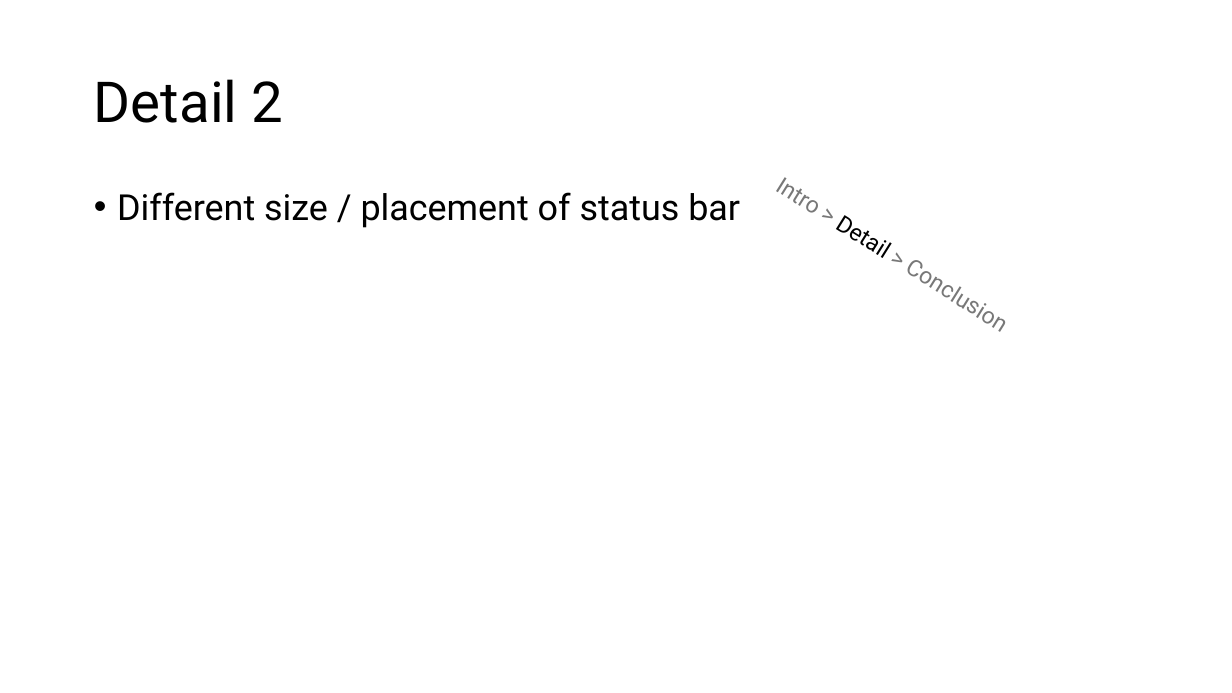
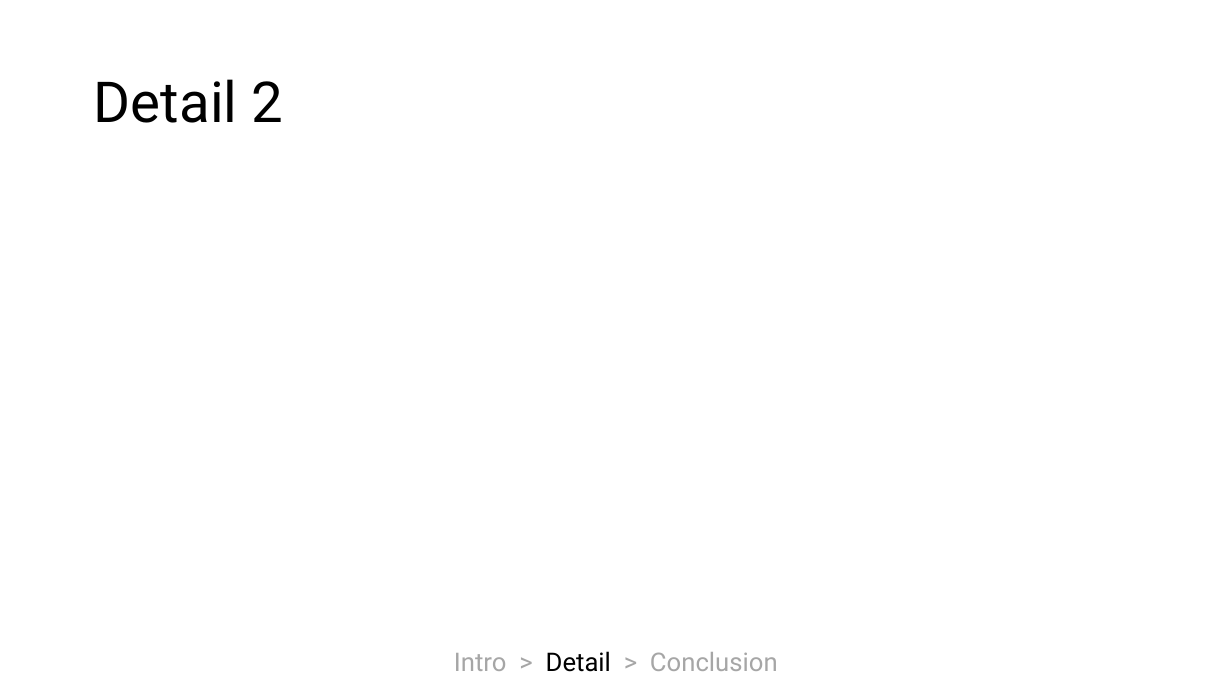
Before and after one commit to Antyos/ppt-section-timeline, a slide deck: slide 5 of SectionStatusBar.pptm (slide 4 before the commit). Drawn at 1232x693 pixels with LibreOffice and Linux fonts; fonts in the diff are those of the drawing. Boxes give left, top, right and bottom in pixels: in the first picture for what was removed or moved away, otherwise in the second. Text is boxed around its words. In the diff, an @@ line names an element or a change of style, - is before the commit and + after.

```diff
--- a/SectionStatusBar.pptm
+++ b/SectionStatusBar.pptm
@@ text removed at [117, 192, 740, 228] @@
-• Different size / placement of status bar
@@ text "Intro > Detail > Conclusion": place and size @@
-text "Intro > Detail > Conclusion" at [707, 128, 1079, 380]
+text "Intro > Detail > Conclusion" at [454, 651, 778, 672]
@@ text "Intro > Detail > Conclusion" at [454, 651, 778, 672]: size 18 to 20 pt; text colour #797979 to #A6A6A6 in "Intro > > Conclusion"; rotation 32 to 0 degrees @@
```
Also in this commit, not shown: 4 other slides changed, 1 slide added, 1 other file.
